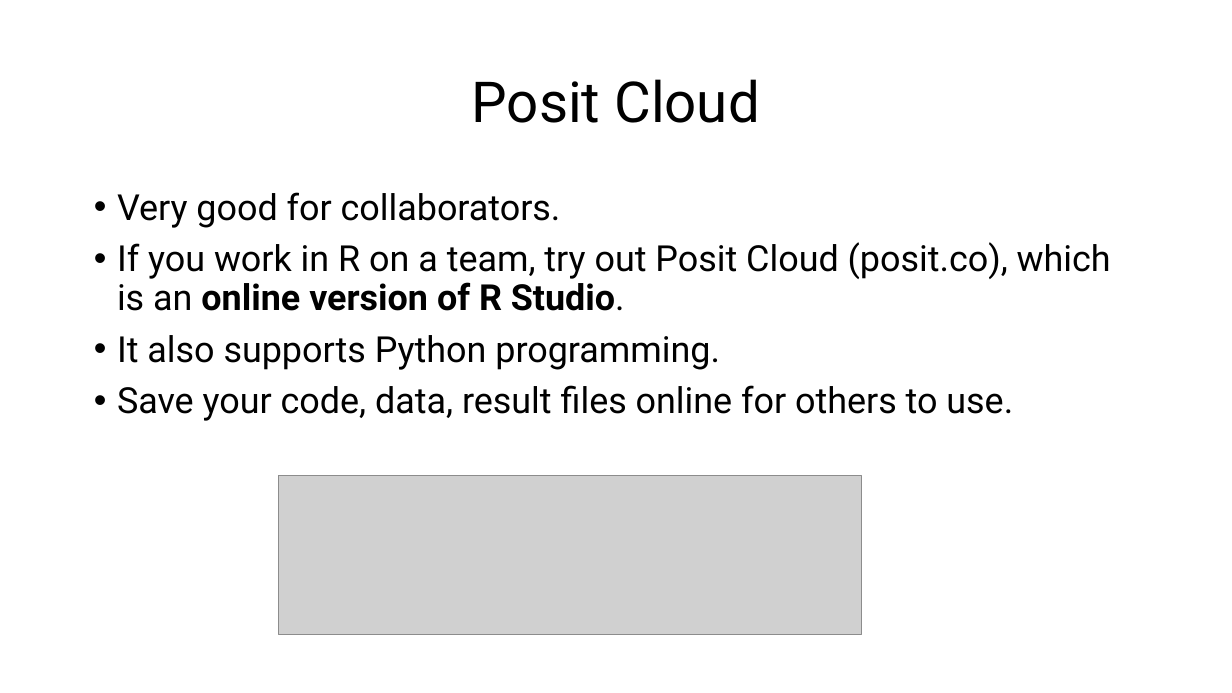
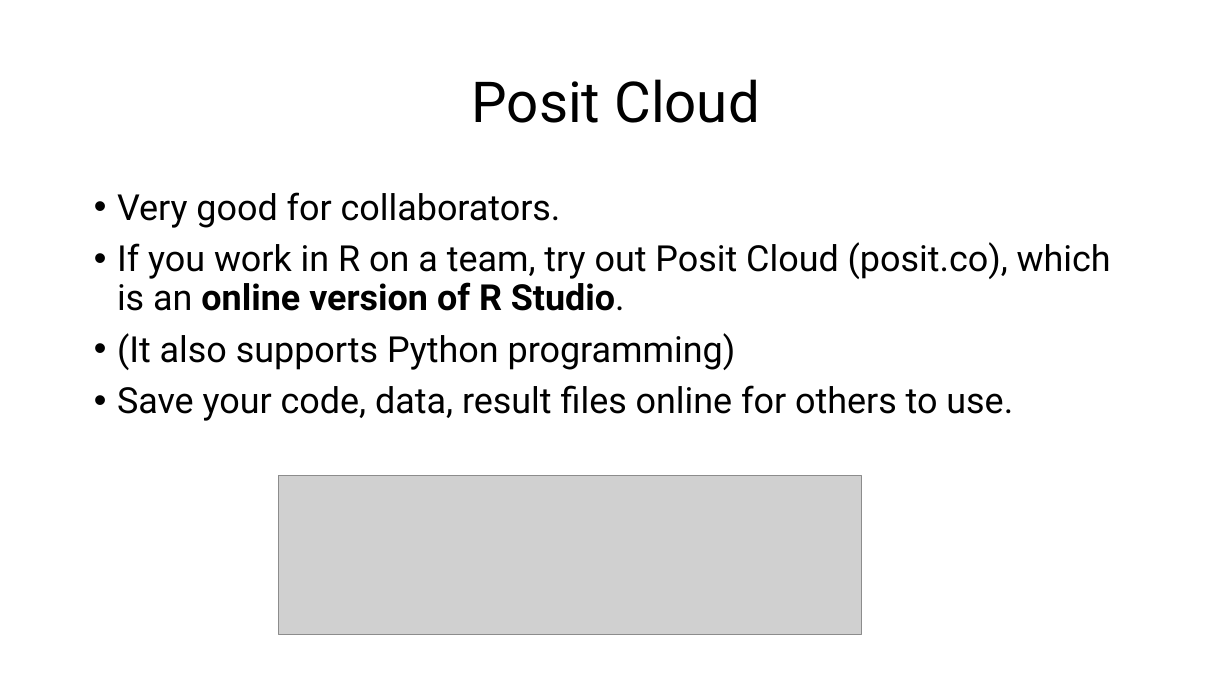
Before and after one commit to csmatyi/crs2025, a slide deck: slide 7 of CRS2025_R_workshop.pptx. Drawn at 1232x693 pixels with LibreOffice and Linux fonts; fonts in the diff are those of the drawing; grey boxes stand for pictures. Boxes give left, top, right and bottom in pixels: in the first picture for what was removed or moved away, otherwise in the second. Text is boxed around its words. In the diff, an @@ line names an element or a change of style, - is before the commit and + after.

```diff
--- a/CRS2025_R_workshop.pptx
+++ b/CRS2025_R_workshop.pptx
@@ text at (117,333,736,370): text changed @@
-• It also supports Python programming.
+• (It also supports Python programming)
```
Also in this commit, not shown: 6 other slides changed, 2 other files.
